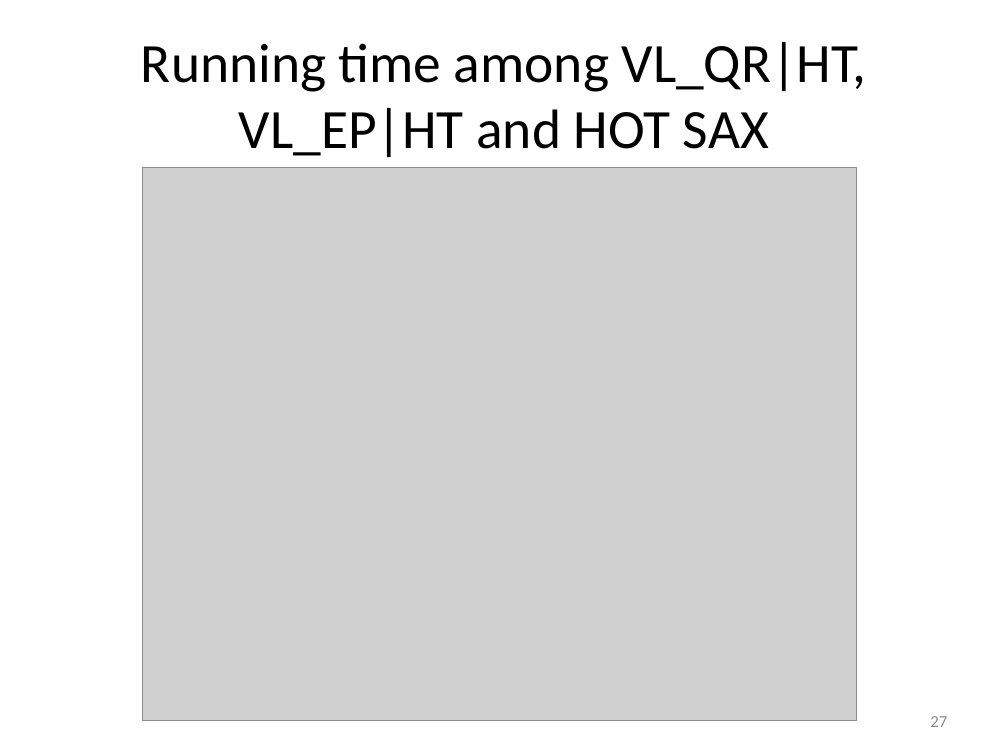
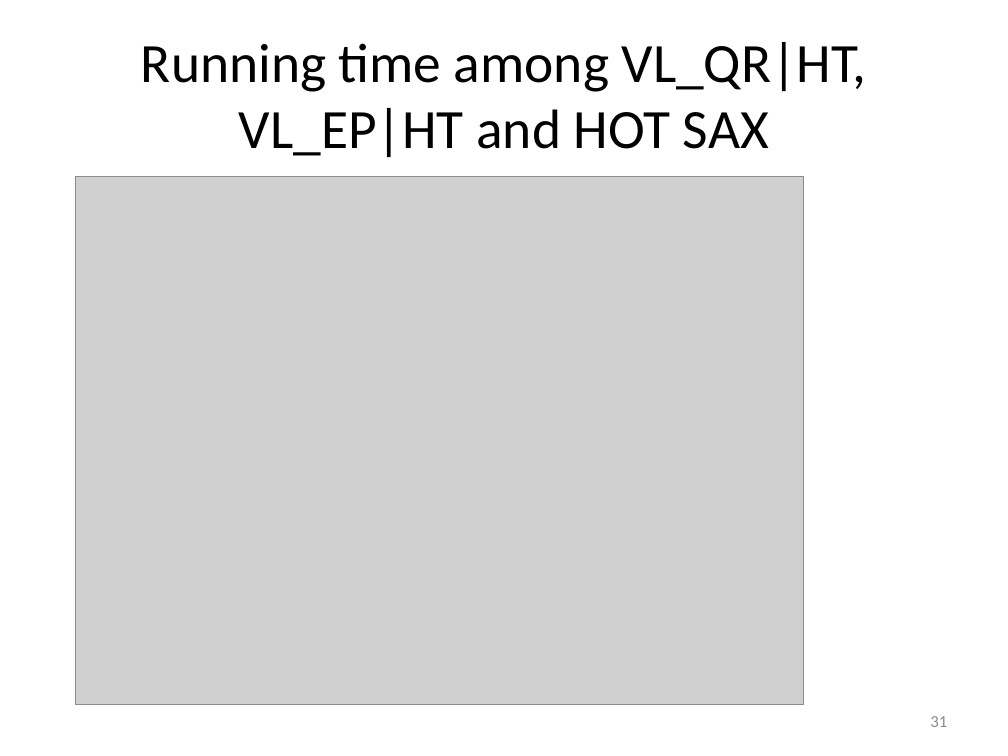
Before and after one commit to vyngo/caohoc-project-name, a slide deck: slide 31 of Report/pre.pptx (slide 27 before the commit). Drawn at 1008x756 pixels with LibreOffice and Linux fonts; fonts in the diff are those of the drawing; grey boxes stand for pictures. Boxes give left, top, right and bottom in pixels: in the first picture for what was removed or moved away, otherwise in the second. Text is boxed around its words. In the diff, an @@ line names an element or a change of style, - is before the commit and + after.

```diff
--- a/Report/pre.pptx
+++ b/Report/pre.pptx
@@ picture resized from (x1=143, y1=168, x2=857, y2=721) to (x1=76, y1=176, x2=804, y2=705) @@
@@ page number at (x1=930, y1=716, x2=947, y2=727): text changed @@
-27
+31
```
Also in this commit, not shown: 2 other slides changed, 8 slides added.
